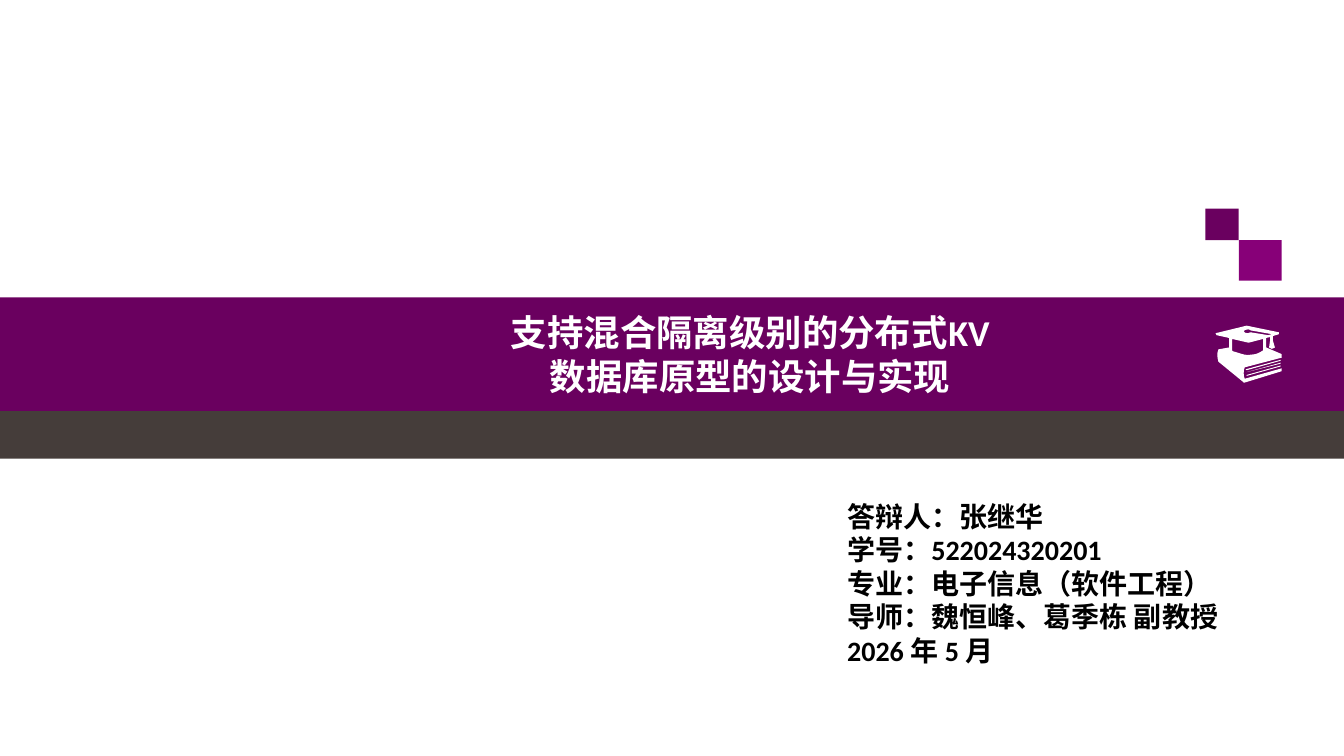
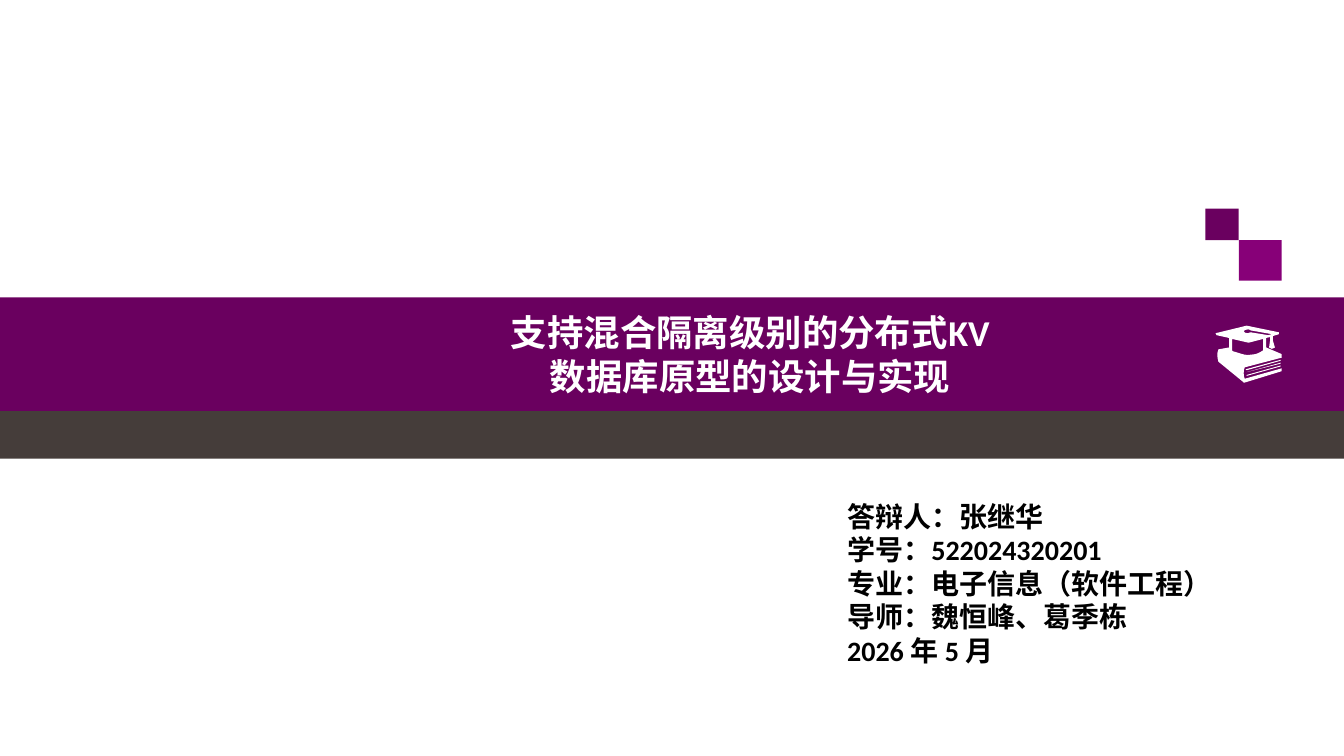
Before and after one commit to ZhangJihua0327/master-thesis, a slide deck: slide 1 of docs/522024320201_张继华_预答辩.pptx. Drawn at 1344x756 pixels with LibreOffice and Linux fonts; fonts in the diff are those of the drawing; background and template pictures are left out. Boxes give left, top, right and bottom in pixels: in the first picture for what was removed or moved away, otherwise in the second. Text is boxed around its words. In the diff, an @@ line names an element or a change of style, - is before the commit and + after.

```diff
--- a/docs/522024320201_张继华_预答辩.pptx
+++ b/docs/522024320201_张继华_预答辩.pptx
@@ text at [847, 603, 1127, 630]: text changed @@
-导师：魏恒峰、葛季栋 副教授
+导师：魏恒峰、葛季栋
```
Also in this commit, not shown: 2 slides added, 1 other file.
